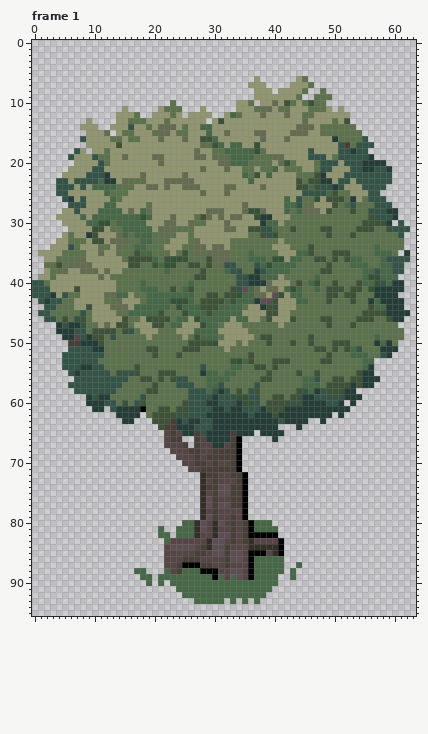
One commit to this pixel-art file: assets/sprites/objects/three.aseprite. Above: the version before the commit.
64x96 pixels, 5 frames. Colours within 5 levels of each other are drawn and written as one. Shown: frame 1. The commit also changed other frames, which this record leaves out.
Once edited:
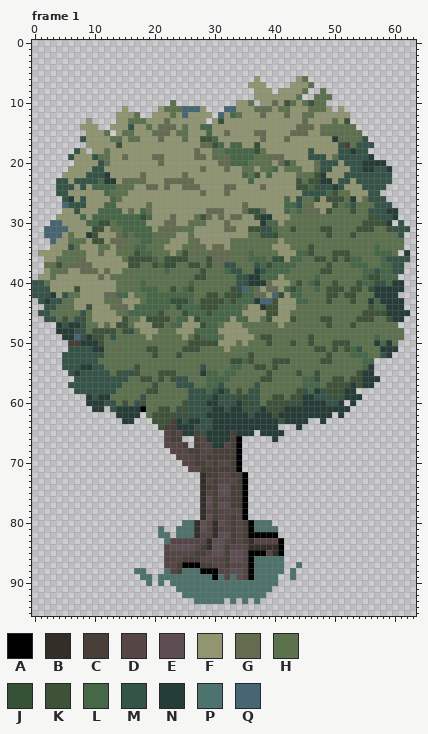
Palette (. is transparent): A #000000  B #342e28  C #483f38  D #554545  E #5d4e53  F #919670  G #636c4f  H #5c724d  J #355237  K #3d5237  L #476847  M #335446  N #253d37  P #4c736d  Q #466673
Change:
layer "Layer 2" now shown
Changed rows in their new state; - is an unchanged pixel.
Frame 1, layers "Layer 2", "Layer":
first column x 25:
11 QQQ----QQ
12 Q-----Q--
first column x 2:
27 ---Q
30 -QQ-
31 QQQQ
32 QQQ-
33 -Q--
first column x 35:
41 Q-----
42 -----Q
43 ---QQ-
first column x 7:
49 Q
first column x 17:
80 --------PP----------PPP-----
81 ----P--PPP----------PPPP----
82 ----PP-PPP------------------
83 -----P----------------------
86 --------------------PPPPP---
87 --------------------PPPPP--P
88 PP---P--PPP---------PPPPP-P-
89 -PP-PPPPPPPPP-P-P---PPPP--P-
90 --P-P-PPPPPPPPPPPPPPPPPP----
91 -------PPPPPPPPPPPPPPPP-----
92 --------PPPPPPPPPPPPPP------
93 ----------PPPPP-P-P-P-------
